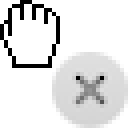
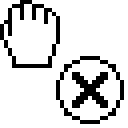
Two versions of the same layered image (128 x 128). Layer-by-layer changes:
renamed "Close" to "Link", painted on it over left=52, top=52, right=128, bottom=128
